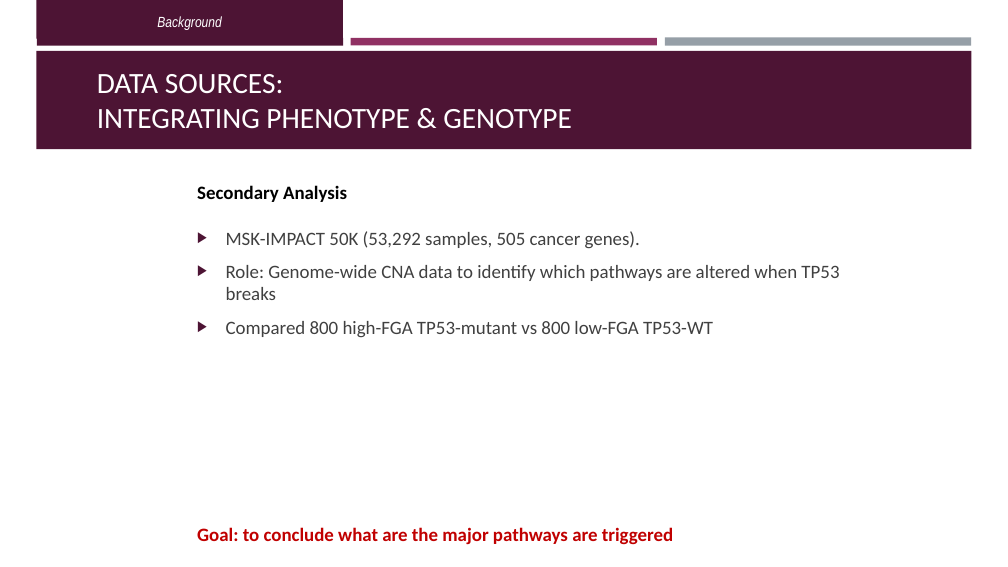
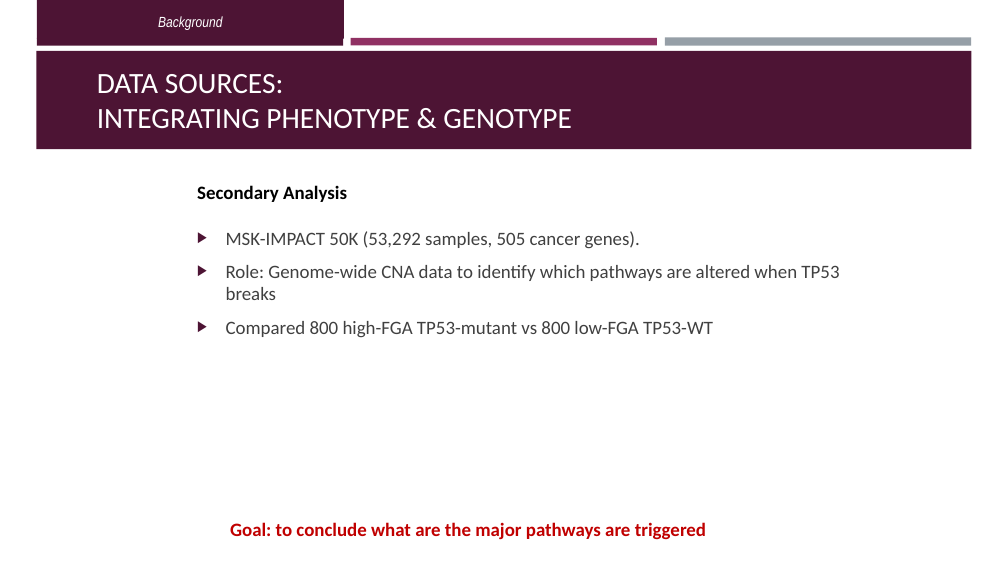
Before and after one commit to OrnitB/cancer_bioinformatics, a slide deck: slide 10 of project/project_background/Final Project Presentation - Ornit - Cancer Bioinfo March 2026.pptx. Drawn at 1008x567 pixels with LibreOffice and Linux fonts; fonts in the diff are those of the drawing. Boxes give left, top, right and bottom in pixels: in the first picture for what was removed or moved away, otherwise in the second. Text is boxed around its words. In the diff, an @@ line names an element or a change of style, - is before the commit and + after.

```diff
--- a/project/project_background/Final Project Presentation - Ornit - Cancer Bioinfo March 2026.pptx
+++ b/project/project_background/Final Project Presentation - Ornit - Cancer Bioinfo March 2026.pptx
@@ text "Goal: to conclude what are ...": place and size @@
-text "Goal: to conclude what are ..." at bbox=[197, 527, 673, 545]
+text "Goal: to conclude what are ..." at bbox=[230, 522, 706, 540]
```
Also in this commit, not shown: 1 other slide changed.
